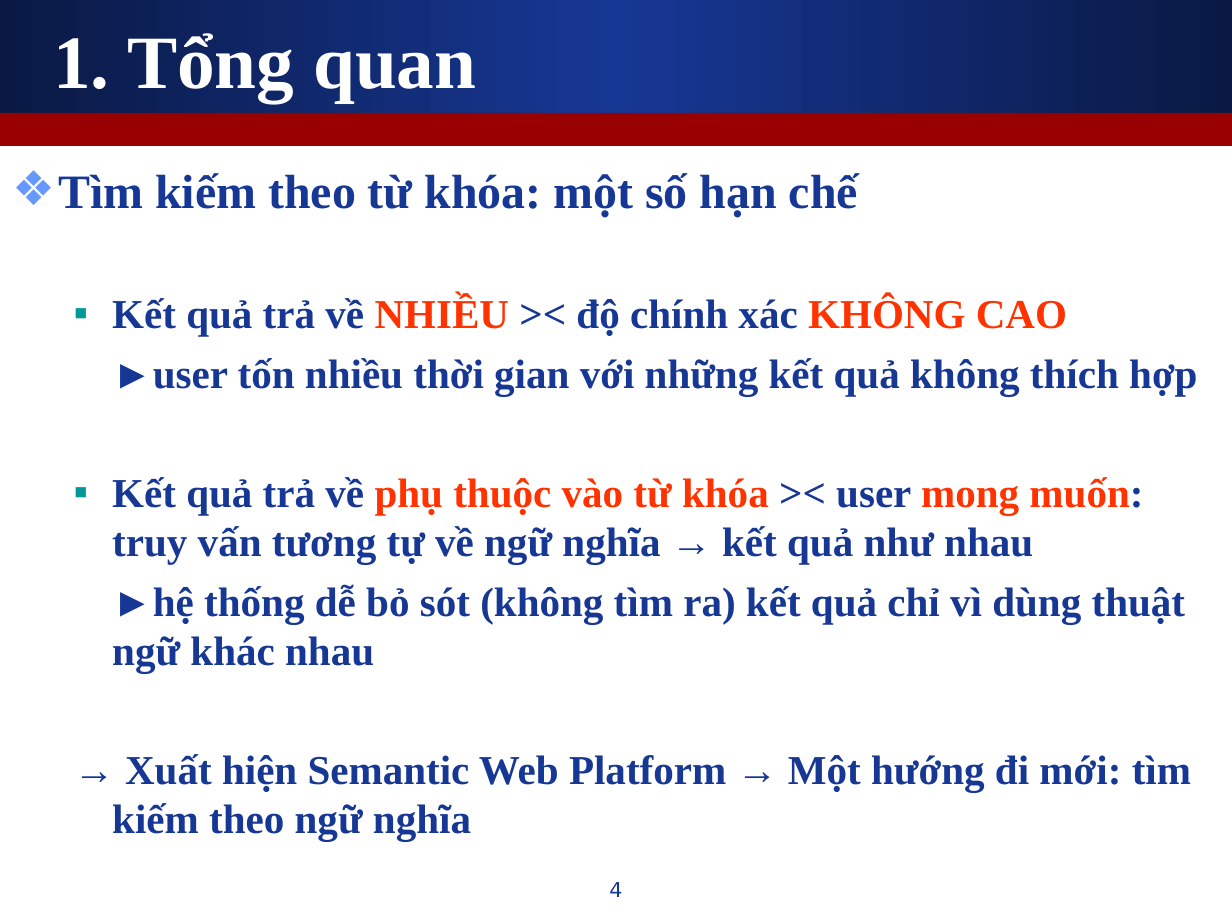
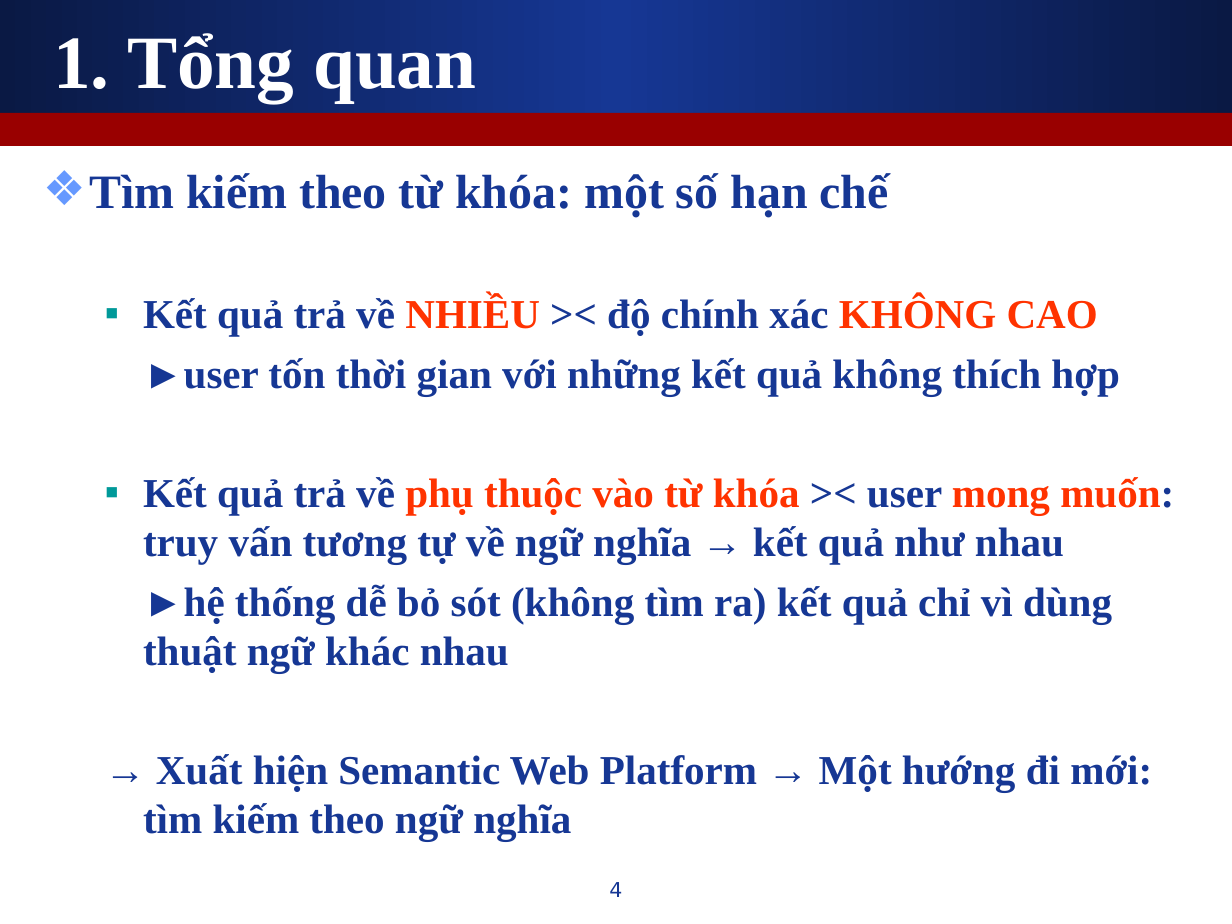
Before and after one commit to leaderwing/kt-kimres, a slide deck: slide 4 of note/Copy of [Thesis] Presentation.ppt. Drawn at 1232x924 pixels with LibreOffice and Linux fonts; fonts in the diff are those of the drawing. Boxes give left, top, right and bottom in pixels: in the first picture for what was removed or moved away, otherwise in the second. Text is boxed around its words. In the diff, an @@ line names an element or a change of style, - is before the commit and + after.

```diff
--- a/note/Copy of [Thesis] Presentation.ppt
+++ b/note/Copy of [Thesis] Presentation.ppt
@@ text "Tìm kiếm theo từ khóa: ...": place and size @@
-text "Tìm kiếm theo từ khóa: ..." at <box>58,173,1197,841</box>
+text "Tìm kiếm theo từ khóa: ..." at <box>89,173,1174,841</box>
@@ text at <box>143,358,1119,396</box>: text changed @@
-  ►user tốn nhiều thời gian với những kết quả không thích hợp
+  ►user tốn thời gian với những kết quả không thích hợp
```
Also in this commit, not shown: 15 other slides changed, 2 slides removed.
